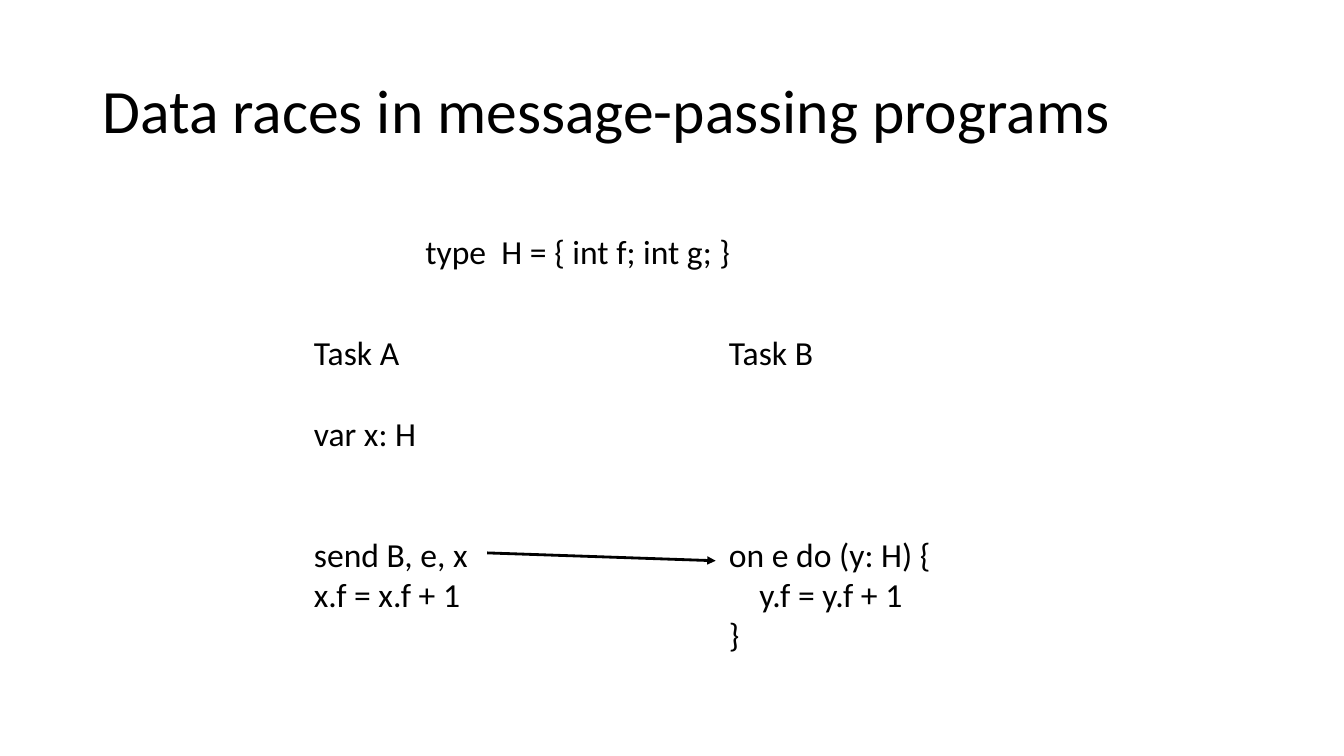
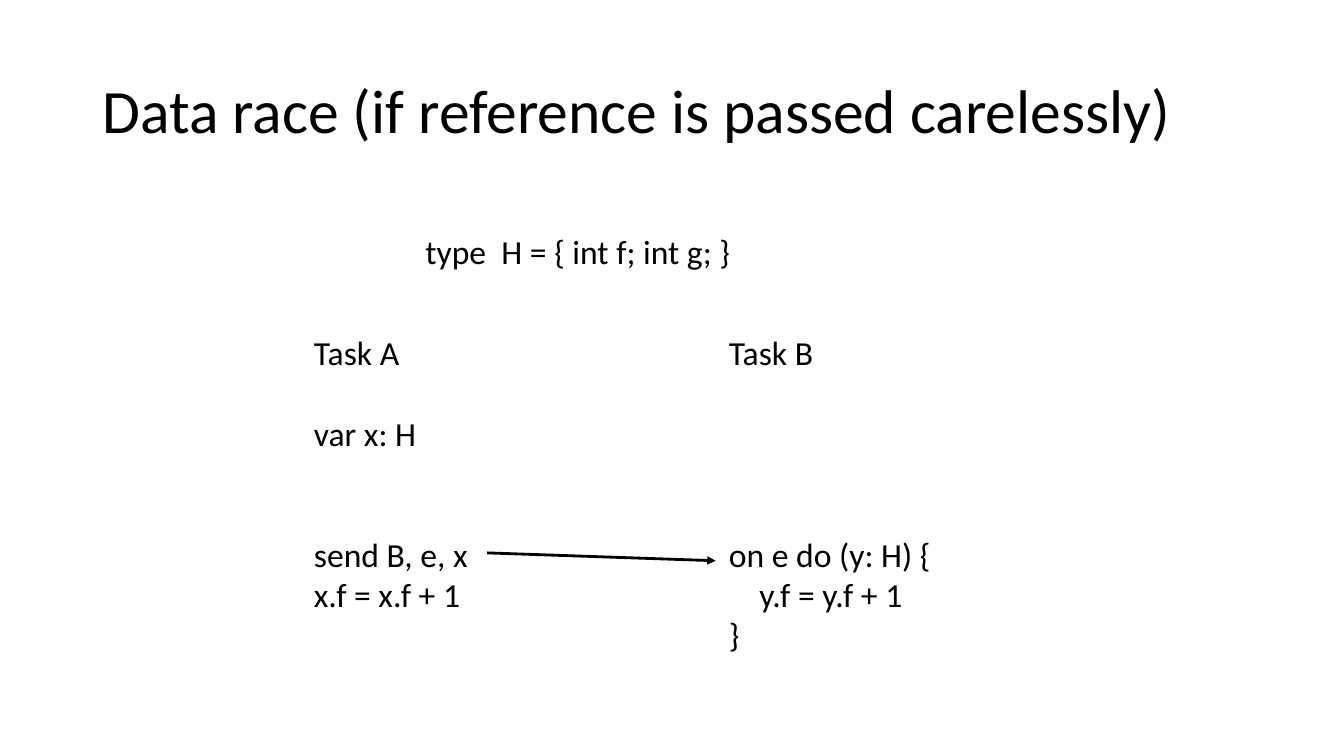
Before and after one commit to p-org/P, a slide deck: slide 16 of RVTutorial/P-tutorial-Part-1.pptx (slide 17 before the commit). Drawn at 1344x756 pixels with LibreOffice and Linux fonts; fonts in the diff are those of the drawing. Boxes give left, top, right and bottom in pixels: in the first picture for what was removed or moved away, otherwise in the second. Text is boxed around its words. In the diff, an @@ line names an element or a change of style, - is before the commit and + after.

```diff
--- a/RVTutorial/P-tutorial-Part-1.pptx
+++ b/RVTutorial/P-tutorial-Part-1.pptx
@@ title at bbox=[102, 88, 1170, 143]: text changed @@
-Data races in message-passing programs
+Data race (if reference is passed carelessly)
```
Also in this commit, not shown: 2 other slides changed, 5 slides added, 4 slides removed.
